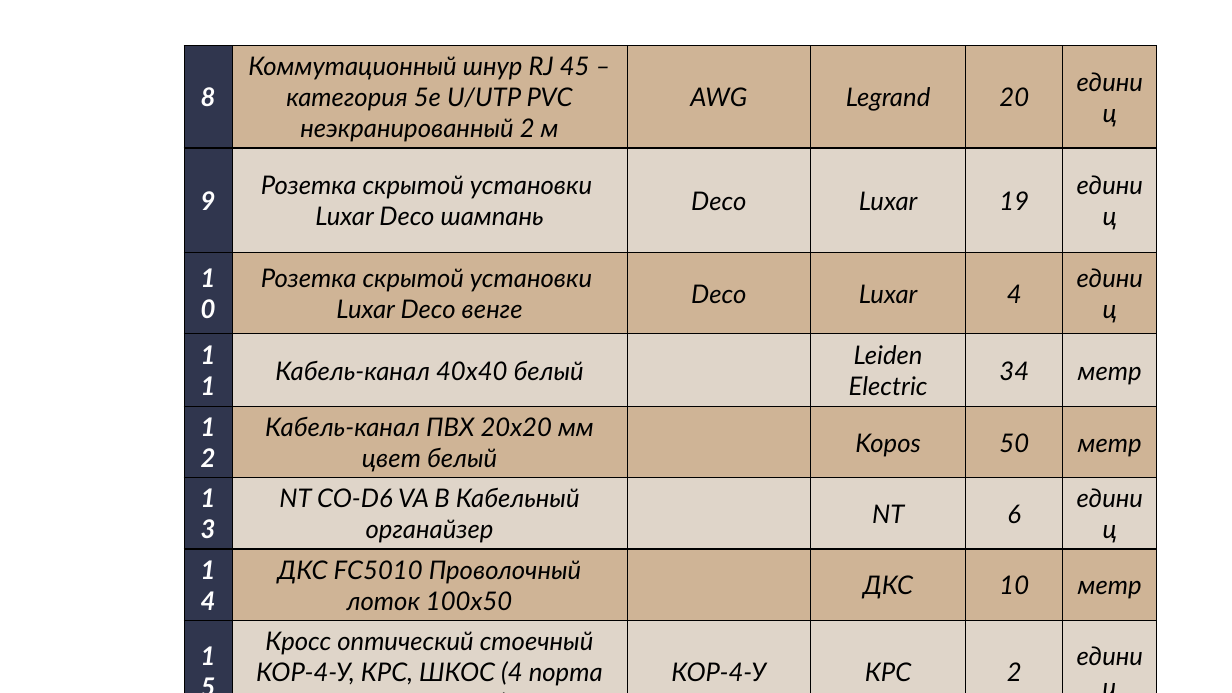
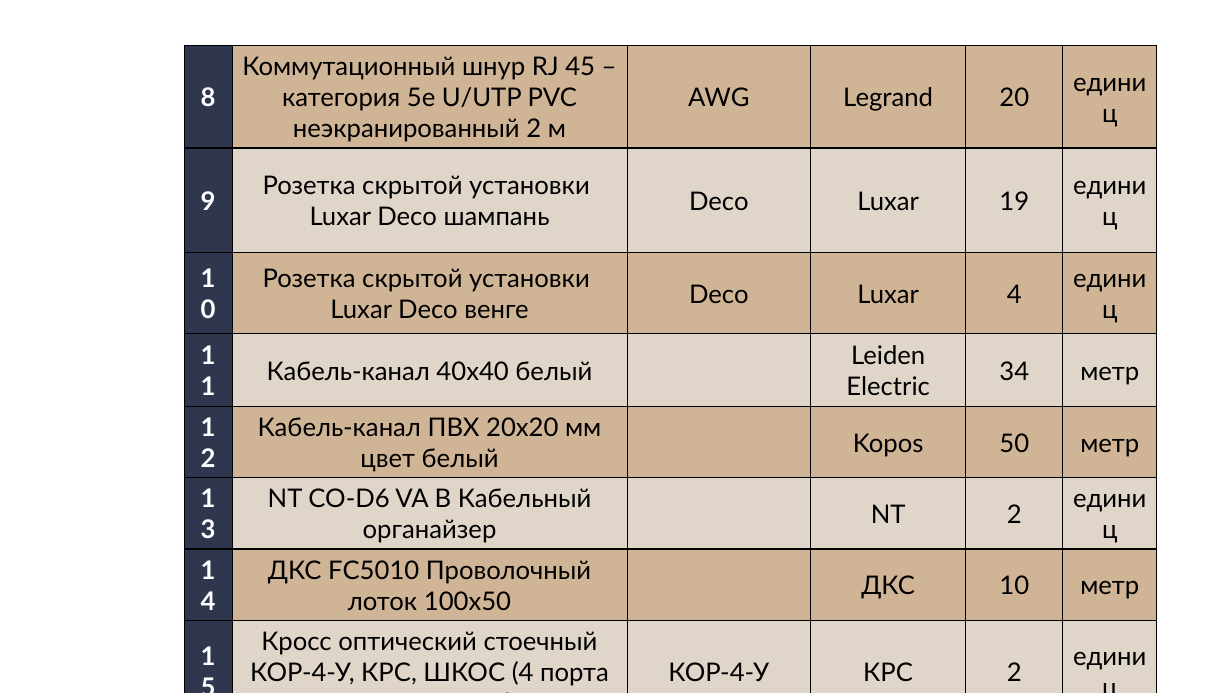
Before and after one commit to ruisdaeless/akteip, a slide deck: slide 12 of 02.CourcesProject_byMoglova/уже кам/РП.Болотин.pptx. Drawn at 1232x693 pixels with LibreOffice and Linux fonts; fonts in the diff are those of the drawing; background and template pictures are left out. Boxes give left, top, right and bottom in pixels: in the first picture for what was removed or moved away, otherwise in the second. Text is boxed around its words. In the diff, an @@ line names an element or a change of style, - is before the commit and + after.

```diff
--- a/02.CourcesProject_byMoglova/уже кам/РП.Болотин.pptx
+++ b/02.CourcesProject_byMoglova/уже кам/РП.Болотин.pptx
@@ table at [184,46,1157,690] @@
-row 6, column 5: 6
+row 6, column 5: 2
@@ italic off @@
```
Also in this commit, not shown: 12 other slides changed, 13 other files.
